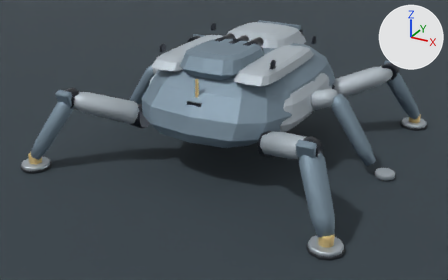
The Blender file content/source-art/arachnidhexapod-rigged.blend as it was, and as the next commit left it.
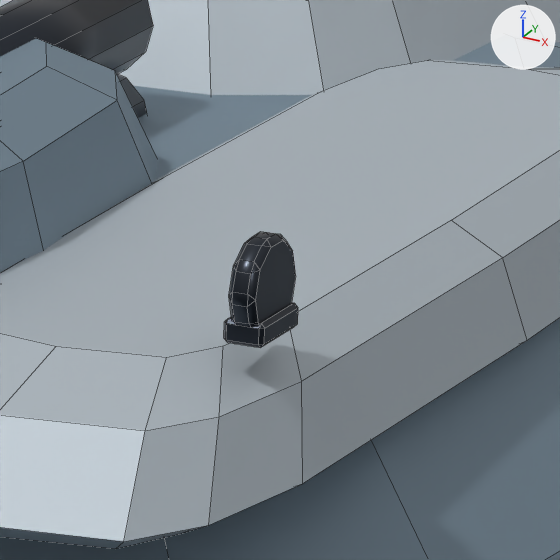
The first picture shows the older version from a camera (50 mm lens) standing at (4.35, -8.42, 4.23) and looking at (-0.07, -0.39, 0.21). The close-ups show the older and then the newer version on the part from 56% to 67% of the width and 14% to 31% of the height of that picture. Only the edits that show in the close-ups are written down. The axes (+X, +Y, +Z) are drawn at upper right. The lights are the same throughout. The close-ups show mesh edges as thin lines.

Script lines for the objects in view, before the commit:
```python
me_arachnidhexapodarmor_opticcrown_mesh = bpy.data.meshes.new('ArachnidHexapodArmor_OpticCrown_Mesh')
me_arachnidhexapodarmor_opticcrown_mesh.from_pydata(...)  # 64 vertices, 50 faces; spans x -0.63..0.63, y 0.22..1.52, z 1.4..1.79
me_arachnidhexapodarmor_opticcrown_mesh.materials.append(mat_arachnidhexapod_lightarmor)  # light grey #b7c0c8
me_arachnidhexapodmissilecell_r2c3_mesh = bpy.data.meshes.new('ArachnidHexapodMissileCell_R2C3_Mesh')
me_arachnidhexapodmissilecell_r2c3_mesh.from_pydata(...)  # a 12-sided cylinder along y spanning x 0.176..0.324, y -0.29..0.17, z 1.666..1.814
me_arachnidhexapodmissilecell_r2c3_mesh.polygons.foreach_set('use_smooth', [True] * 14)
me_arachnidhexapodmissilecell_r2c3_mesh.materials.append(mat_arachnidhexapod_gunmetal)  # dark grey #353a42
me_cube_047 = bpy.data.meshes.new('Cube.047')
me_cube_047.from_pydata(...)  # 24 vertices, 26 faces; spans x -0.0262..0.0262, y -0.052..0.052, z -0.015..0.015
me_cube_047.materials.append(mat_arachnidhexapod_gunmetal)  # dark grey #353a42
ob_arachnidhexapodarmor_lugweldpad_4 = bpy.data.objects.new('ArachnidHexapodArmor_LugWeldPad_4', me_cube_047)
ob_arachnidhexapodarmor_lugweldpad_4.location = (0.92, -0.78, 1.675)
ob_arachnidhexapodarmor_opticcrown = bpy.data.objects.new('ArachnidHexapodArmor_OpticCrown', me_arachnidhexapodarmor_opticcrown_mesh)
ob_arachnidhexapodarmor_opticcrown.location = (0.0, 0.0, 0.0)
ob_arachnidhexapodmissilecell_r2c3 = bpy.data.objects.new('ArachnidHexapodMissileCell_R2C3', me_arachnidhexapodmissilecell_r2c3_mesh)
ob_arachnidhexapodmissilecell_r2c3.location = (0.0, 0.0, 0.0)
# also in view: 'ArachnidHexapodArmor_LiftingLug_4' at (0.92, -0.78, 1.72); 'ArachnidHexapodArmor_ArmoredCarapace' at (0.0, 0.08, 1.13); 'ArachnidHexapodArmor_FlankPlate_R' at (0.7, -0.16, 1.55); 'ArachnidHexapodArmor_DorsalMissileCradle' at (0.0, -0.53, 1.63)
```
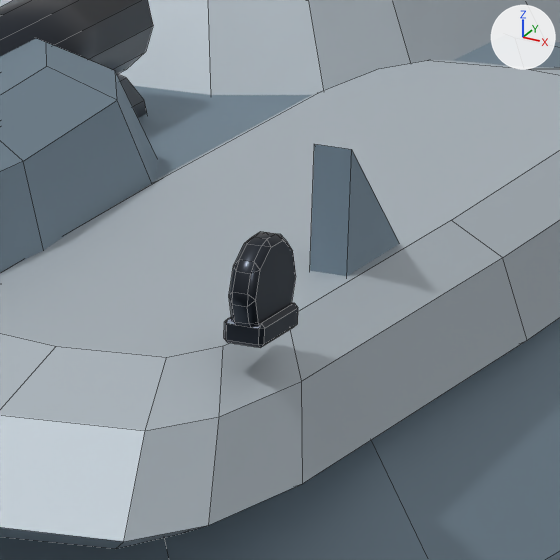
Pixel boxes [x1, y1, x2, y2] of what changed, in the close-ups (560 x 560 px):
'ArachnidHexapodArmor_Gusset_2', added: after [310, 144, 400, 276]

Edits to the bpy script that builds the scene:
```text
Add me_arachnidhexapodarmor_gusset_2_mesh:
    me_arachnidhexapodarmor_gusset_2_mesh.from_pydata([(-0.025, 0.0, 0.0), (0.025, 0.0, 0.0), (0.025, 0.22, 0.0), (-0.025, 0.22, 0.0), (-0.025, 0.0, 0.22), (0.025, 0.0, 0.22)], [], [(0, 1, 2, 3), (0, 4, 5, 1), (1, 5, 2), (0, 3, 4), (4, 3, 2, 5)])
    me_arachnidhexapodarmor_gusset_2_mesh.materials.append(mat_arachnidhexapod_primaryarmor)  # greyish blue #7e92a0
Add ob_arachnidhexapodarmor_gusset_2:
    ob_arachnidhexapodarmor_gusset_2 = bpy.data.objects.new('ArachnidHexapodArmor_Gusset_2', me_arachnidhexapodarmor_gusset_2_mesh)
    ob_arachnidhexapodarmor_gusset_2.location = (0.86, -0.45, 1.58)
```
